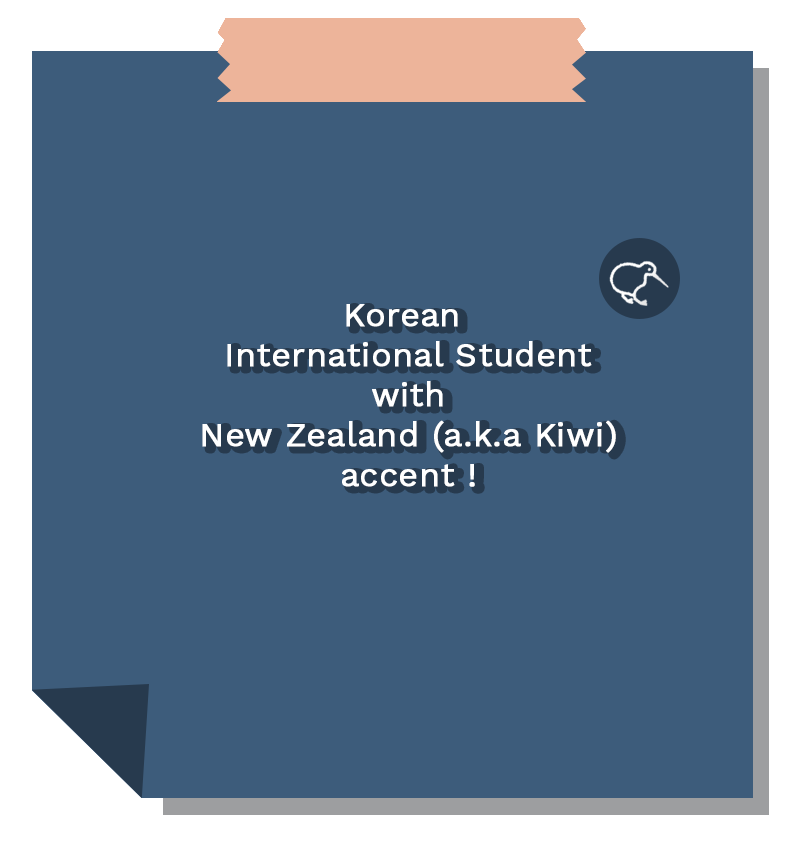
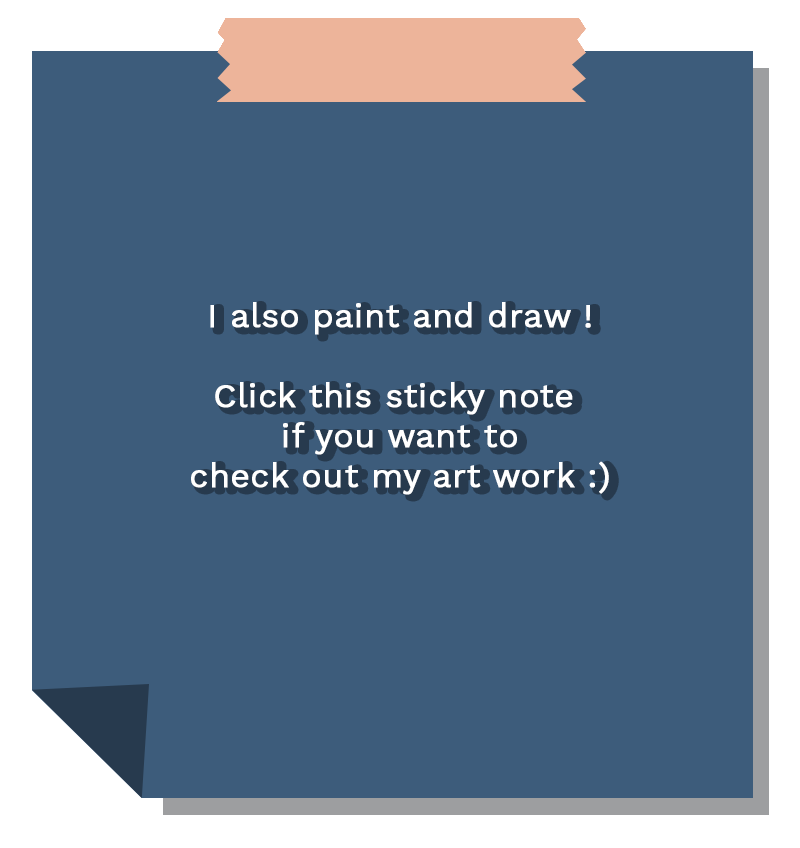
Layered file, before and after one edit (800×848). Changes by layer:
hid "kiwi" over [609, 260, 669, 306]
hid "Ellipse 1" over [599, 238, 680, 319]
renamed "Korean International Student with New Zealand (a.k.a Kiwi) acc" to "I also paint and draw ! Click this sticky note if you want to", painted on it over [191, 302, 616, 495]
